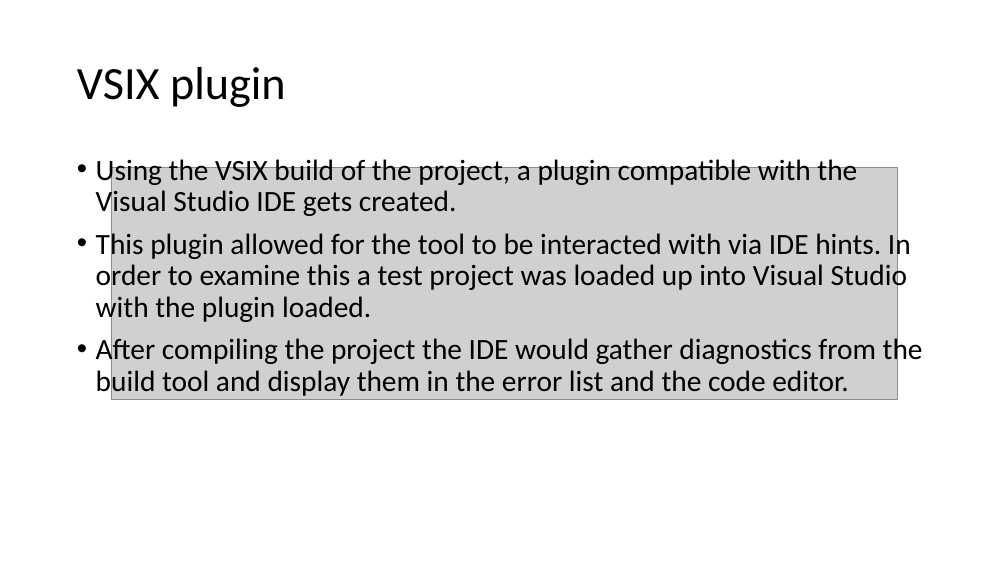
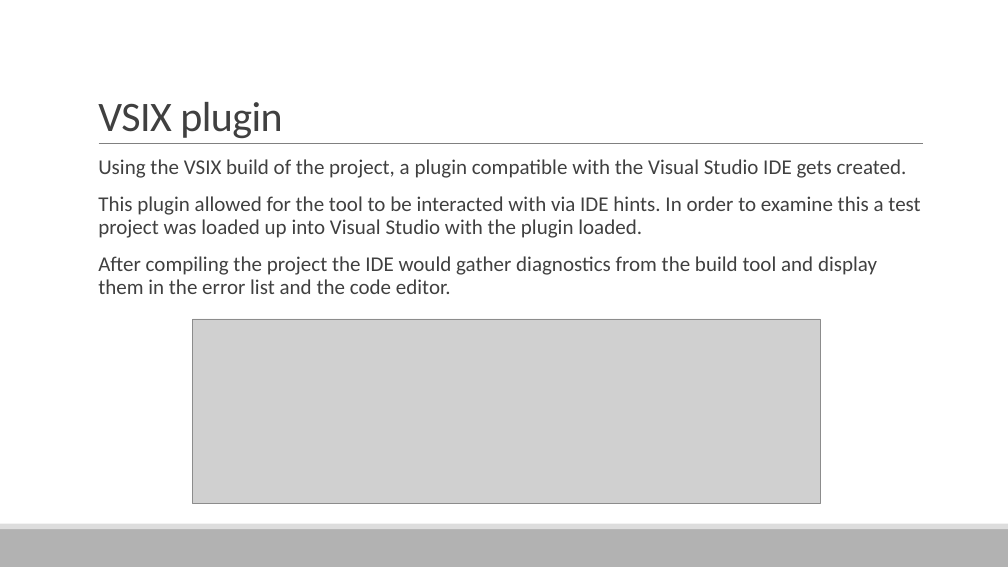
Before and after one commit to ReadieFur/SourceCodeQualityEnhancer-BEngSoftwareEngineeringDissertation-UniversityOfGreenwich, a slide deck: slide 20 of Demonstration.pptx. Drawn at 1008x567 pixels with LibreOffice and Linux fonts; fonts in the diff are those of the drawing; grey boxes stand for pictures. Boxes give left, top, right and bottom in pixels: in the first picture for what was removed or moved away, otherwise in the second. Text is boxed around its words. In the diff, an @@ line names an element or a change of style, - is before the commit and + after.

```diff
--- a/Demonstration.pptx
+++ b/Demonstration.pptx
@@ title "VSIX plugin": place and size @@
-title "VSIX plugin" at <box>77,67,286,107</box>
+title "VSIX plugin" at <box>98,102,282,138</box>
@@ title "VSIX plugin" at <box>98,102,282,138</box>: size 44 to 40 pt, text colour #000000 to #404040, letter spacing 0 to -0.5 pt; line spacing 0.9 to 0.85; vertical alignment middle to bottom @@
@@ line added from (99, 144) to (923, 144), #808080 0.5 pt @@
@@ text "Using the VSIX build of ..." at <box>98,159,920,294</box>: size 28 to 20 pt, text colour #000000 to #404040; bullet • to  ; more space between paragraphs @@
@@ picture: place and size @@
-picture at <box>111,168,898,399</box>
+picture at <box>193,319,820,504</box>
@@ rectangle added at <box>0,529,1008,567</box>, fill #B2B2B2 @@
@@ rectangle added at <box>0,524,1008,529</box>, fill #DDDDDD @@
```
Also in this commit, not shown: 21 other slides changed.
